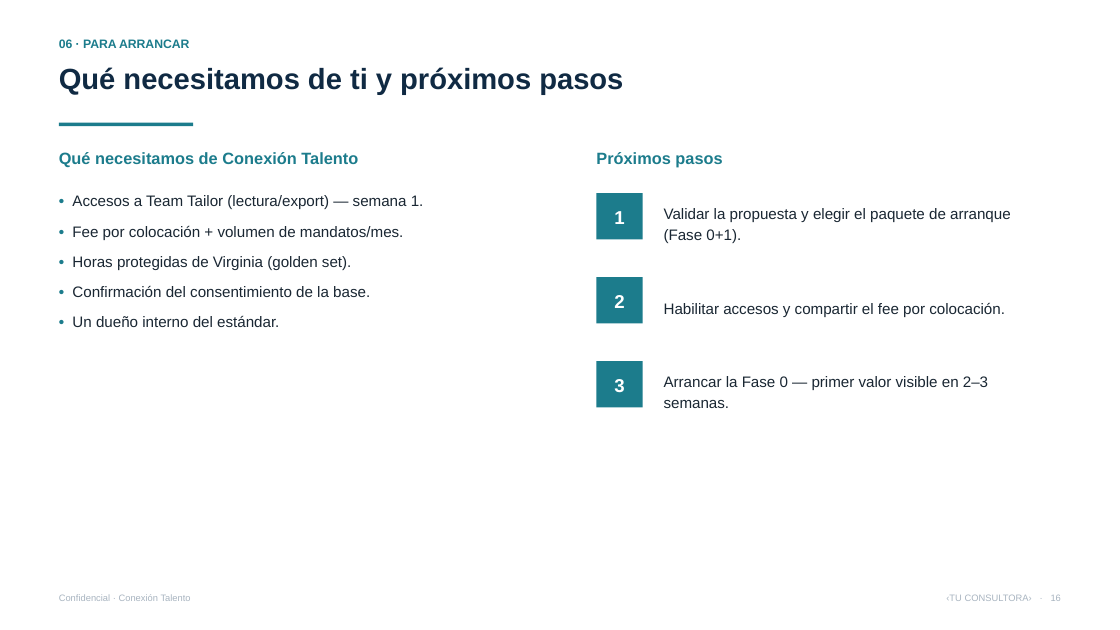
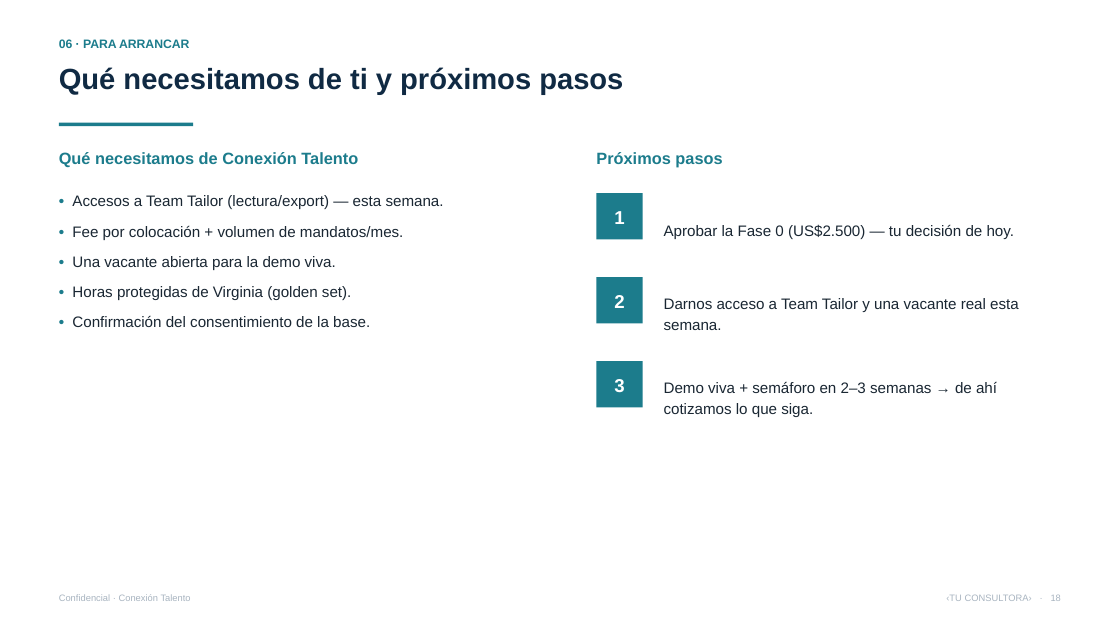
Before and after one commit to vverlaine/conexion-talento-ia, a slide deck: slide 18 of 04-propuesta/Presentacion-Conexion-Talento.pptx (slide 16 before the commit). Drawn at 1120x630 pixels with LibreOffice and Linux fonts; fonts in the diff are those of the drawing. Boxes give left, top, right and bottom in pixels: in the first picture for what was removed or moved away, otherwise in the second. Text is boxed around its words. In the diff, an @@ line names an element or a change of style, - is before the commit and + after.

```diff
--- a/04-propuesta/Presentacion-Conexion-Talento.pptx
+++ b/04-propuesta/Presentacion-Conexion-Talento.pptx
@@ text at (72,195,444,209): text changed @@
-• Accesos a Team Tailor (lectura/export) — semana 1.
+• Accesos a Team Tailor (lectura/export) — esta semana.
@@ text at (664,224,1015,239): text changed @@
-Validar la propuesta y elegir el paquete de arranque (Fase 0+1).
+Aprobar la Fase 0 (US$2.500) — tu decisión de hoy.
@@ text at (72,256,336,270): paragraph added @@
+• Una vacante abierta para la demo viva.
@@ text at (664,298,1019,330): text changed @@
-Habilitar accesos y compartir el fee por colocación.
+Darnos acceso a Team Tailor y una vacante real esta semana.
@@ text at (72,316,279,327): paragraph removed @@
-• Un dueño interno del estándar.
@@ text at (664,382,997,417): text changed @@
-Arrancar la Fase 0 — primer valor visible en 2–3 semanas.
+Demo viva + semáforo en 2–3 semanas → de ahí cotizamos lo que siga.
```
Also in this commit, not shown: 10 other slides changed, 6 slides added, 4 slides removed, 8 other files.
